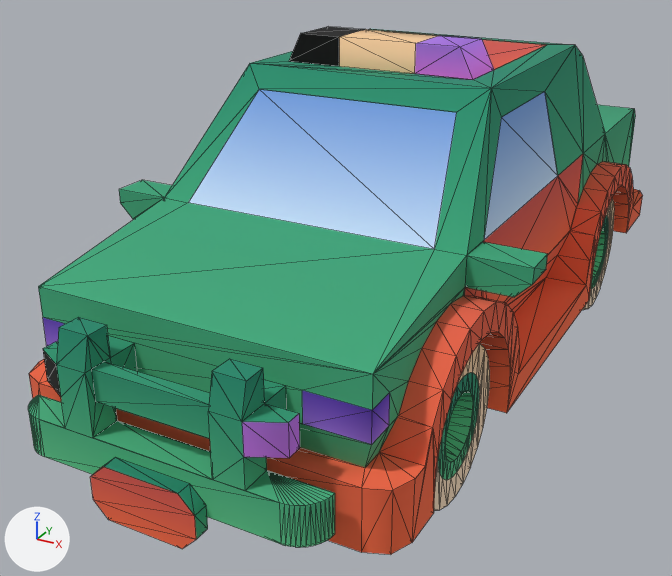
The glTF model Assets/UnityEve/Art/Models/car-kit/police.glb: old version first, new version second.
Before and after are seen from a 50 mm camera at (1.43, -3.08, 1.8) aimed at (-0.15, -0.22, 0.37). Every picture has the same lights, and +X, +Y and +Z are marked at lower left. The older version comes first. Mesh edges are drawn as thin lines. Where no turn or scale is listed for an object, it has been applied to the vertices. Vertices at exactly the same position are counted once.

Objects in the first picture: 'body', 'grill', 'wheel-back-left', 'wheel-front-left'.
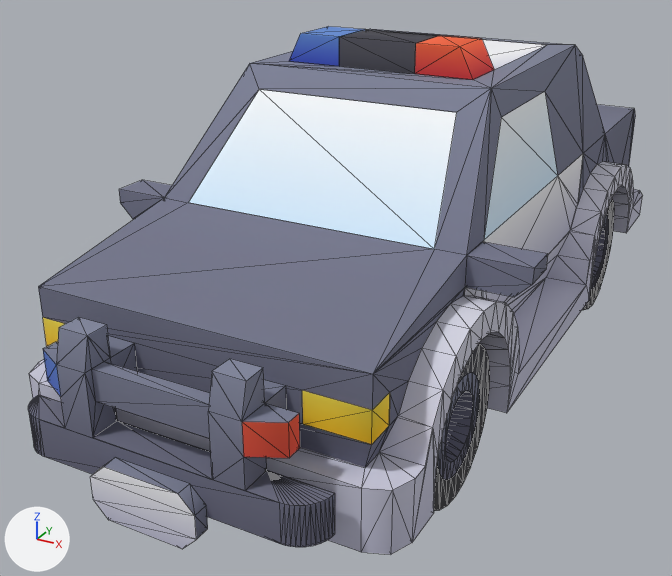
Where the newer file only moved an object's origin or applied its transform, the numbers keep the older frame.

What differs and where, as boxes [x1, y1, x2, y2] in the pictures (672 x 576 px; the box of a moved part takes in the faces that stretch with it):
'body', reshaped, moved
    both: [29, 26, 643, 554]
part 1 of me_wheel_back_left, surface changed
    both: [582, 199, 614, 310]
part 2 of me_wheel_front_left, surface changed
    both: [434, 343, 490, 511]
part 3 of me_body, moved or reshaped
    both: [464, 154, 583, 302]
part 4 of me_body, moved or reshaped
    both: [483, 40, 545, 70]
part 5 of me_body, moved or reshaped
    both: [415, 35, 494, 80]
part 6 of me_body, moved or reshaped
    both: [289, 26, 365, 66]
part 7 of me_body, moved or reshaped
    both: [188, 89, 456, 249]
part 8 of me_body, moved or reshaped
    both: [484, 91, 558, 240]
part 9 of me_body, rebuilt
    both: [29, 29, 643, 554]
part 10 of me_grill, surface changed
    both: [28, 317, 335, 549]

What the commit changed:
me_wheel_back_left has 216 vertices, 332 faces and spans x 0.3..0.6, y 0.51..1.11, z 0.0..0.6.
me_wheel_back_left is used by ob_wheel_back_left; location (0.0, 0.0, 0.0).
me_wheel_back_left part 1: 332 kept faces spanning x 0.3..0.6, y 0.51..1.11, z 0.0..0.6 get new texture (UV) coordinates.
me_wheel_front_left has 216 vertices, 332 faces and spans x 0.3..0.6, y -1.11..-0.51, z 0.0..0.6.
me_wheel_front_left is used by ob_wheel_front_left; location (0.0, 0.0, 0.0).
me_wheel_front_left part 2: 332 kept faces spanning x 0.3..0.6, y -1.11..-0.51, z 0.0..0.6 get new texture (UV) coordinates.
me_body is used by ob_body; location (0.0, 0.0, 0.0).
me_body had 444 vertices, 736 faces and spanned x -0.75..0.75, y -1.35..1.55, z 0.2..1.3.
me_body now has 444 vertices, 736 faces and spans x -0.75..0.75, y -1.38..1.52, z 0.0..1.1.
me_body part 3: the loose piece of 13 vertices spanning x 0.55, y -0.7..0.55, z 0.5..0.8 is moved by (0.0, -0.02, -0.2).
me_body part 4: the loose piece of 6 vertices spanning x -0.35..0.35, y 0.0..0.6, z 1.2 is moved by (0.0, -0.02, -0.2).
me_body part 5: the loose piece of 8 vertices spanning x 0.14..0.35, y -0.2..0.0, z 1.2..1.3 is moved by (0.0, -0.03, -0.2).
me_body part 6: the loose piece of 8 vertices spanning x -0.35..-0.14, y -0.2..0.0, z 1.2..1.3 is moved by (0.0, -0.03, -0.2).
me_body part 7: the loose piece of 4 vertices spanning x -0.45..0.45, y -0.7..-0.37, z 0.8..1.13 is moved by (0.0, -0.02, -0.2).
me_body part 8: the loose piece of 4 vertices spanning x 0.47..0.55, y -0.56..0.2, z 0.8..1.1 is moved by (0.0, -0.02, -0.2).
me_body part 9: the loose piece of 356 vertices spanning x -0.75..0.75, y -1.35..1.5, z 0.2..1.3 is rebuilt with 356 vertices and now spans x -0.75..0.75, y -1.38..1.48, z 0.0..1.1.
Other edits to the shape of me_body do not show in these pictures.
me_grill has 122 vertices, 240 faces and spans x -0.5..0.5, y -1.55..-1.3, z 0.187..0.7.
me_grill is used by ob_grill; location (0.0, 0.0, 0.0).
me_grill part 10: 240 kept faces spanning x -0.5..0.5, y -1.55..-1.3, z 0.187..0.7 get new texture (UV) coordinates.
Object 'body' (ob_body) moves from (0.0, 0.0, 0.0) to (0.0, 0.025, 0.2).
